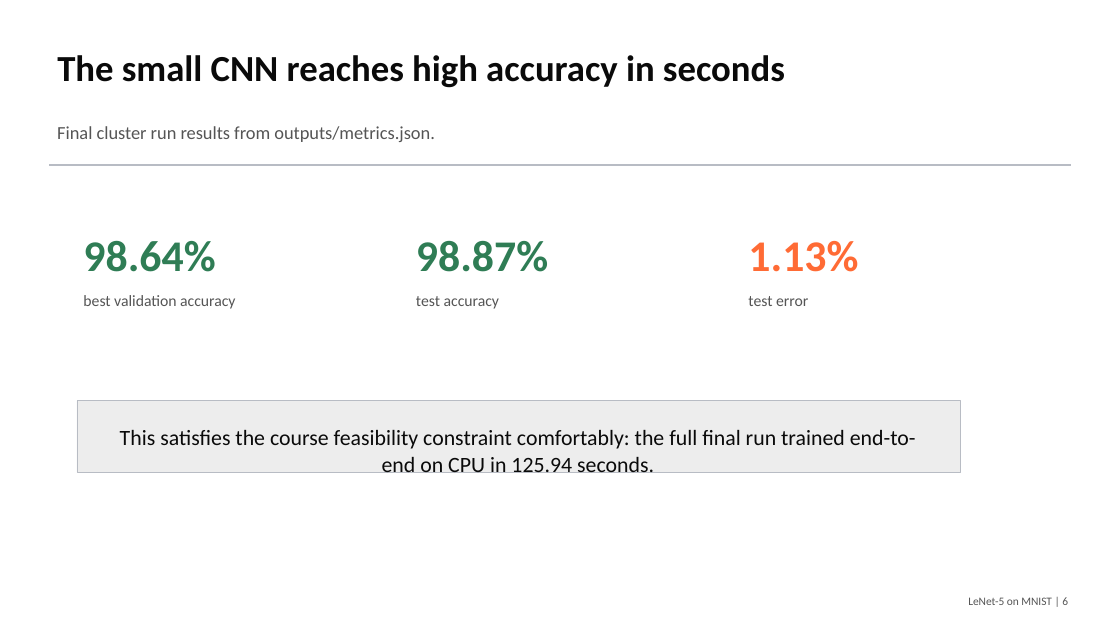
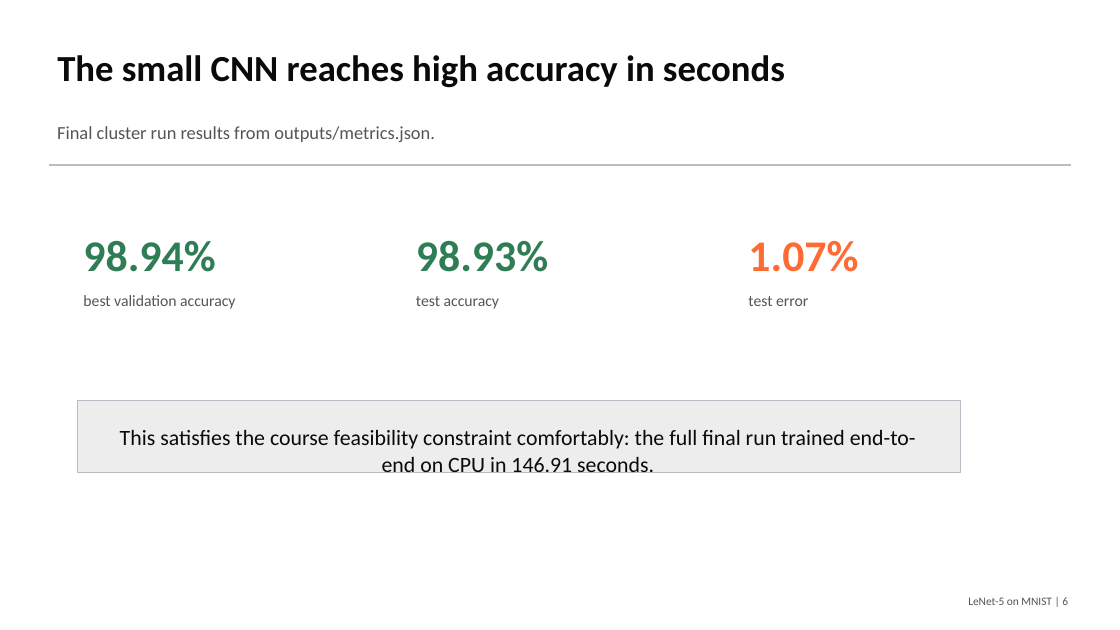
Before and after one commit to macbehnke/NN_funds_project, a slide deck: slide 6 of slides/LeNet5_MNIST_Final_Presentation.pptx. Drawn at 1120x630 pixels with LibreOffice and Linux fonts; fonts in the diff are those of the drawing. Boxes give left, top, right and bottom in pixels: in the first picture for what was removed or moved away, otherwise in the second. Text is boxed around its words. In the diff, an @@ line names an element or a change of style, - is before the commit and + after.

```diff
--- a/slides/LeNet5_MNIST_Final_Presentation.pptx
+++ b/slides/LeNet5_MNIST_Final_Presentation.pptx
@@ text at <box>83,241,215,272</box>: text changed @@
-98.64%
+98.94%
@@ text at <box>416,241,548,272</box>: text changed @@
-98.87%
+98.93%
@@ text at <box>748,241,858,272</box>: text changed @@
-1.13%
+1.07%
@@ text at <box>120,430,916,473</box>: text changed @@
-This satisfies the course feasibility constraint comfortably: the full final run trained end-to-end on CPU in 125.94 seconds.
+This satisfies the course feasibility constraint comfortably: the full final run trained end-to-end on CPU in 146.91 seconds.
```
Also in this commit, not shown: 7 other slides changed, 4 other files.
